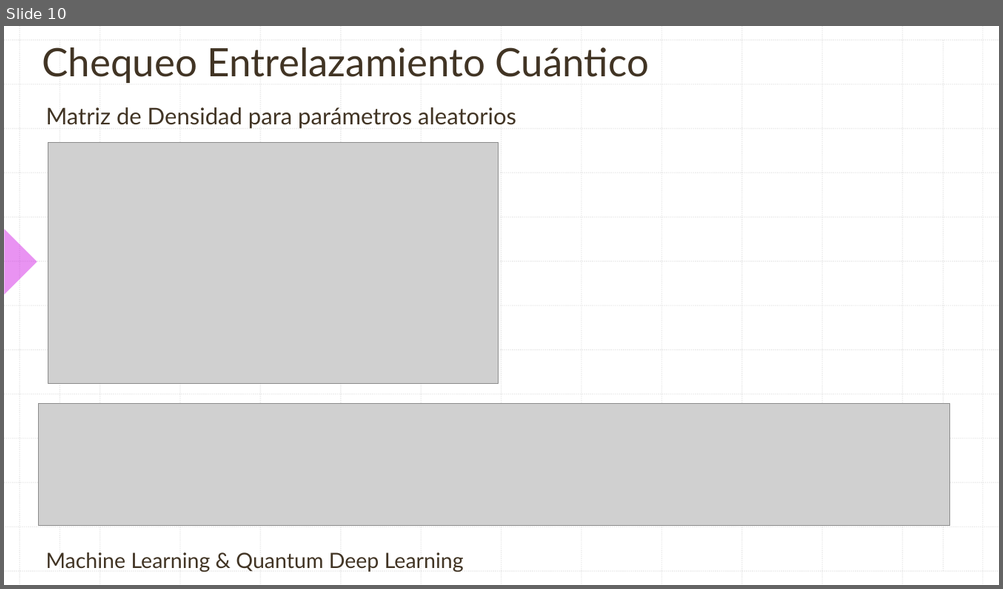
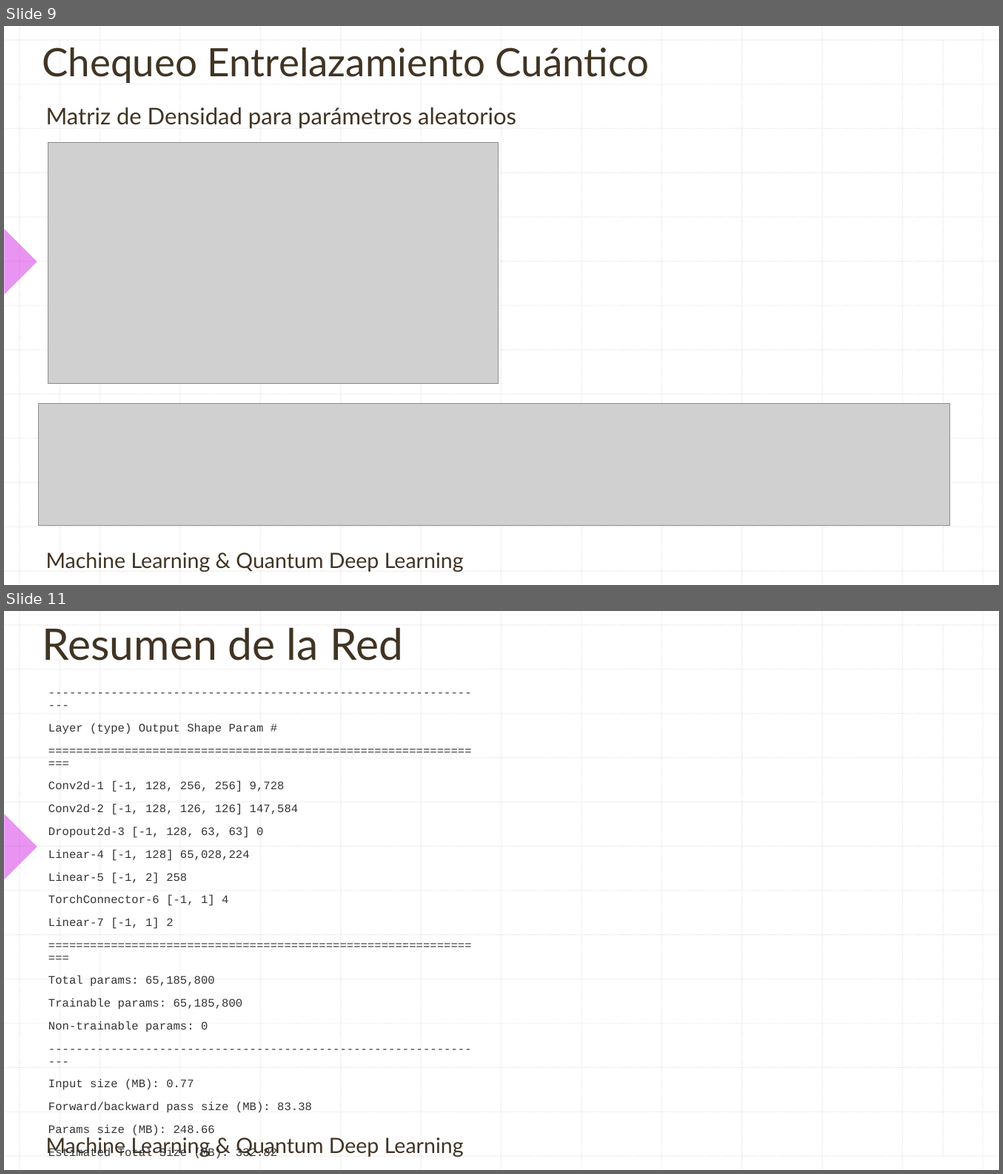
Before and after one commit to contepablod/QCNNCancerBinaryClassifier, a slide deck: Clasificador Cancerígeno por Imagenes.pptx. Shown one above the other, each under a label of ours: slide 10 before the commit, slides 9 and 11 after it; the slides between them are not shown. The pictures are 1003x589 and 1003x1174 pixels, drawn with LibreOffice and Linux fonts; fonts in the diff are those of the drawing; grey boxes stand for pictures; background and template pictures are left out. Boxes give left, top, right and bottom in pixels: in the first picture for what was removed or moved away, otherwise in the second. Text is boxed around its words. In the diff, an @@ line names an element or a change of style, - is before the commit and + after.

```diff
--- a/Clasificador Cancerígeno por Imagenes.pptx
+++ b/Clasificador Cancerígeno por Imagenes.pptx
@@ slide 11 added at [4,611,999,1170], background picture (left out); not listed: 29 template elements that a slide beside it also shows @@
@@ title added at [42,627,403,661], 42 pt, text #413424 @@
+Resumen de la Red
@@ text added at [48,723,312,1136], 11.1 pt, text #333333 @@
+----------------------------------------------------------------
+Layer (type) Output Shape Param #
+================================================================
+Conv2d-1 [-1, 128, 256, 256] 9,728
+Conv2d-2 [-1, 128, 126, 126] 147,584
+Dropout2d-3 [-1, 128, 63, 63] 0
+Linear-4 [-1, 128] 65,028,224
+Linear-5 [-1, 2] 258
+TorchConnector-6 [-1, 1] 4
+Linear-7 [-1, 1] 2
+================================================================
+Total params: 65,185,800
+Trainable params: 65,185,800
+Non-trainable params: 0
+----------------------------------------------------------------
+Input size (MB): 0.77
+Forward/backward pass size (MB): 83.38
+Params size (MB): 248.66
+Estimated Total Size (MB): 332.82
@@ text added at [46,1135,464,1157], 20.4 pt, text #413424 @@
+Machine Learning & Quantum Deep Learning
@@ what was slide 10 is now slide 9 @@
```
Also in this commit, not shown: 10 slides changed, 1 slide removed, 2 other files.
